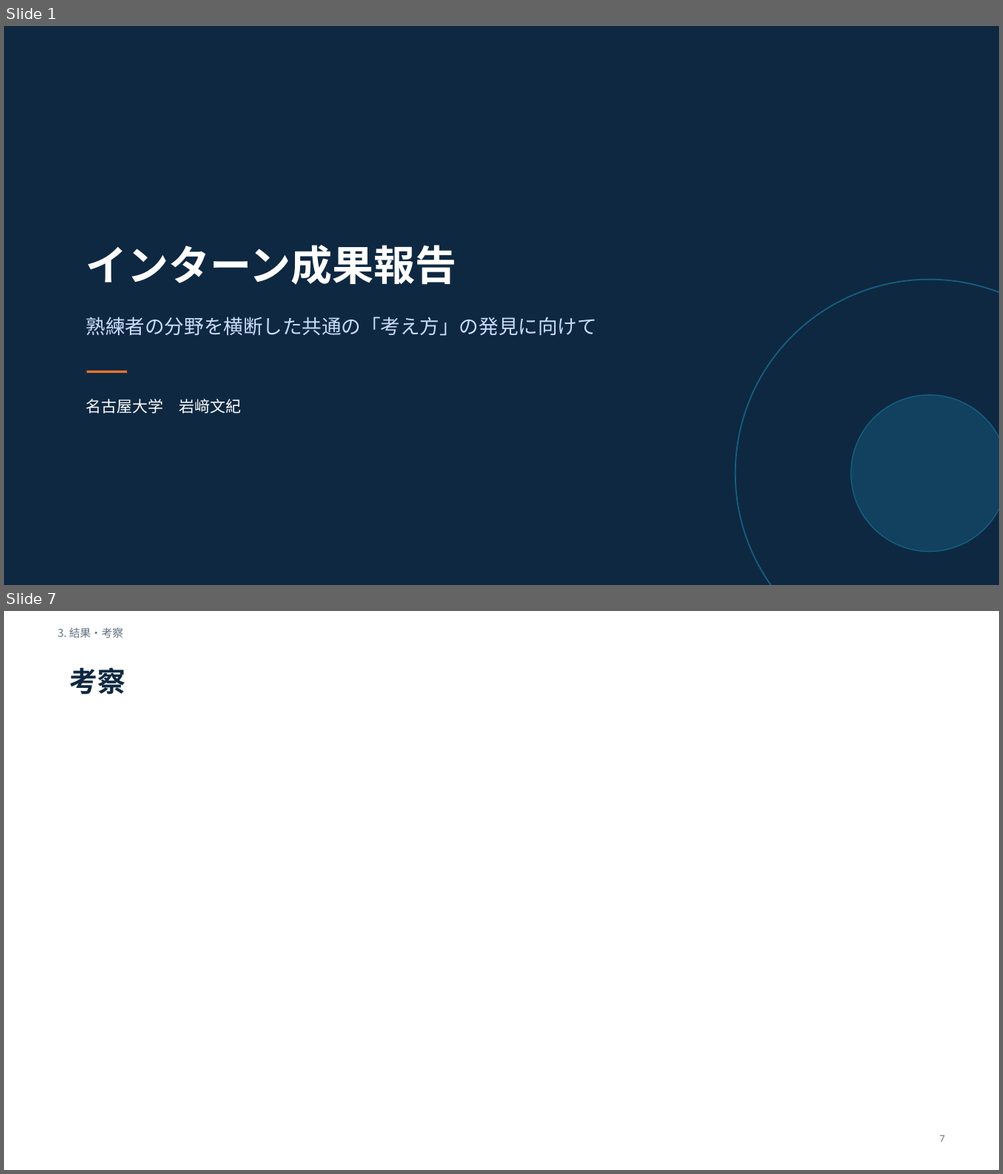
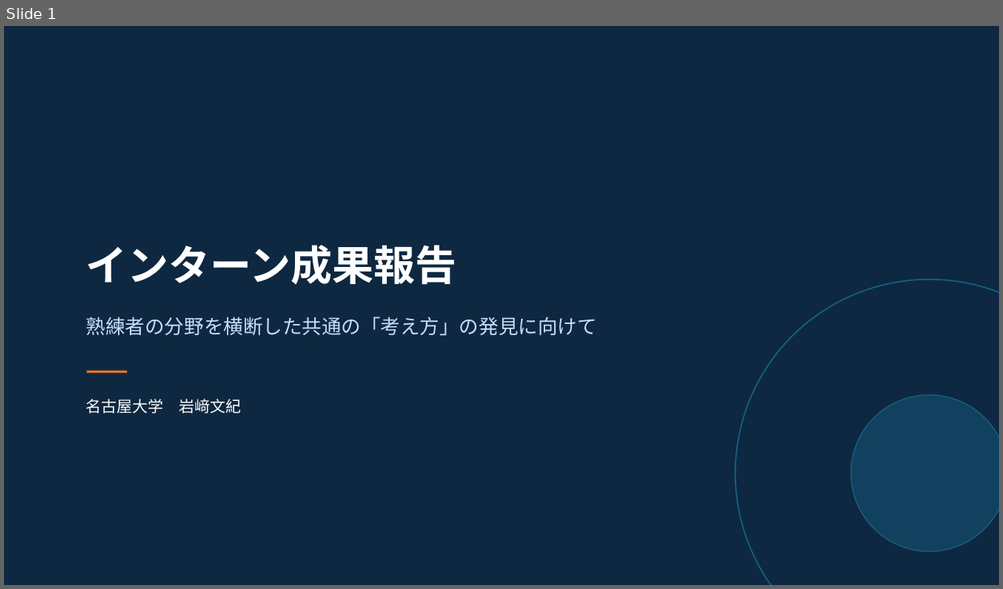
Before and after one commit to fumin0ri/structuring, a slide deck: インターン成果報告.pptx. Shown one above the other, each under a label of ours: slides 1 and 7 before the commit, slide 1 after it; the slides between them are not shown. The pictures are 1003x1174 and 1003x589 pixels, drawn with LibreOffice and Linux fonts; fonts in the diff are those of the drawing. Boxes give left, top, right and bottom in pixels: in the first picture for what was removed or moved away, otherwise in the second. Text is boxed around its words. In the diff, an @@ line names an element or a change of style, - is before the commit and + after.

```diff
--- a/インターン成果報告.pptx
+++ b/インターン成果報告.pptx
@@ slide 7 removed at [4,611,999,1170], background #FFFFFF @@
@@ text removed at [58,627,123,638] @@
-3. 結果・考察
@@ text removed at [70,667,126,695] @@
-考察
@@ text removed at [939,1136,945,1142] @@
-7
```
Also in this commit, not shown: 12 slides changed, 3 slides added, 2 other slides removed.
